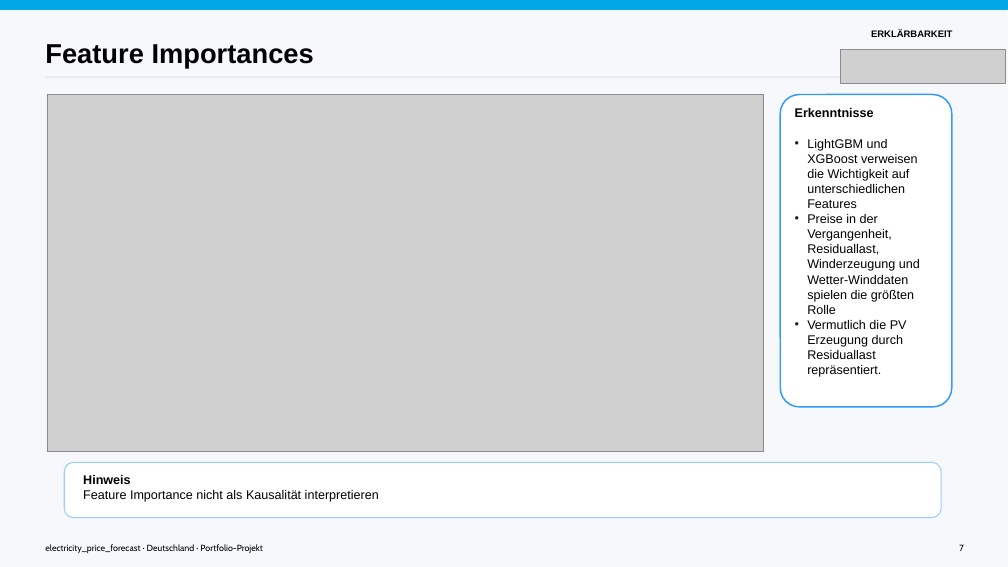
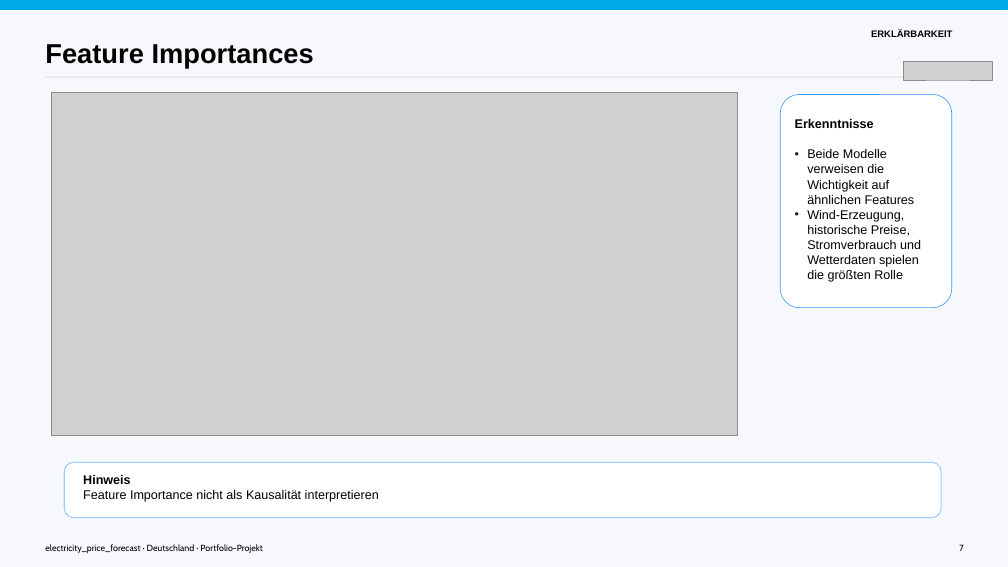
Before and after one commit to SW-oasen/electricity_price_forecast, a slide deck: slide 9 of presentation/orig/Strompreis_Vorhersagen.odp. Drawn at 1008x567 pixels with LibreOffice and Linux fonts; fonts in the diff are those of the drawing; grey boxes stand for pictures. Boxes give left, top, right and bottom in pixels: in the first picture for what was removed or moved away, otherwise in the second. Text is boxed around its words. In the diff, an @@ line names an element or a change of style, - is before the commit and + after.

Commit message:
reduced features, retrained models, update prediction for tomorrow and streamlit app

```diff
--- a/presentation/orig/Strompreis_Vorhersagen.odp
+++ b/presentation/orig/Strompreis_Vorhersagen.odp
@@ picture: place and size @@
-picture at box(841, 50, 1006, 83)
+picture at box(904, 62, 993, 80)
@@ picture: place and size @@
-picture at box(47, 95, 763, 451)
+picture at box(51, 93, 738, 436)
@@ freeform shape: place and size @@
-freeform shape at box(780, 95, 952, 407)
+freeform shape at box(780, 95, 952, 308)
@@ freeform shape at box(780, 95, 952, 308): outline #3399FF 1.42 pt to #3399FF 0.57 pt @@
@@ text at box(807, 149, 921, 282): text changed @@
-• LightGBM und XGBoost verweisen die Wichtigkeit auf unterschiedlichen Features
-• Preise in der Vergangenheit, Residuallast, Winderzeugung und Wetter-Winddaten spielen die größten Rolle
-• Vermutlich die PV Erzeugung durch Residuallast repräsentiert.
+• Beide Modelle verweisen die Wichtigkeit auf ähnlichen Features
+• Wind-Erzeugung, historische Preise, Stromverbrauch und Wetterdaten spielen die größten Rolle
```
Also in this commit, not shown: 10 other slides changed, 1 slide added, 1 slide removed, 13 other files.
